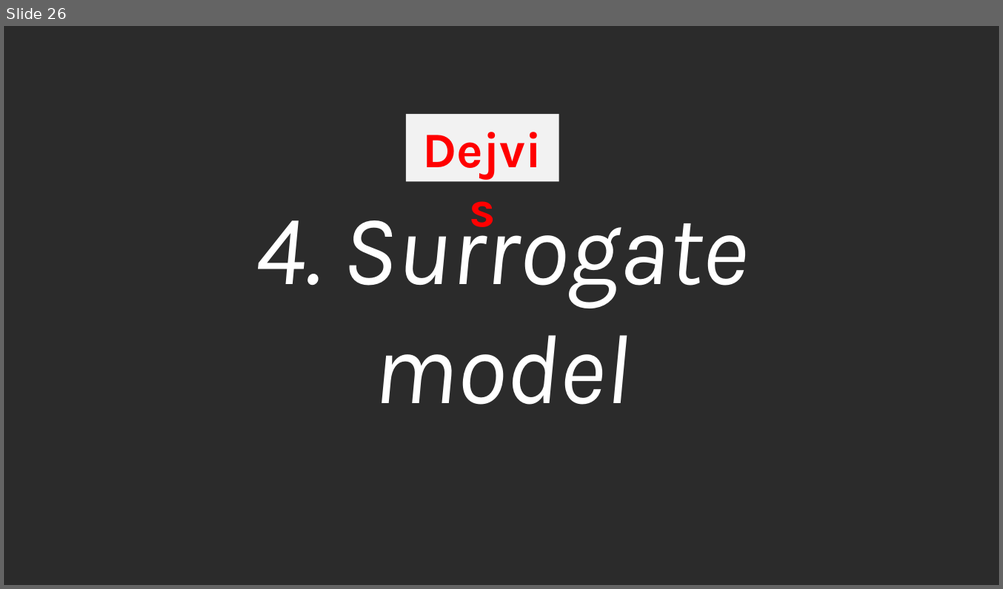
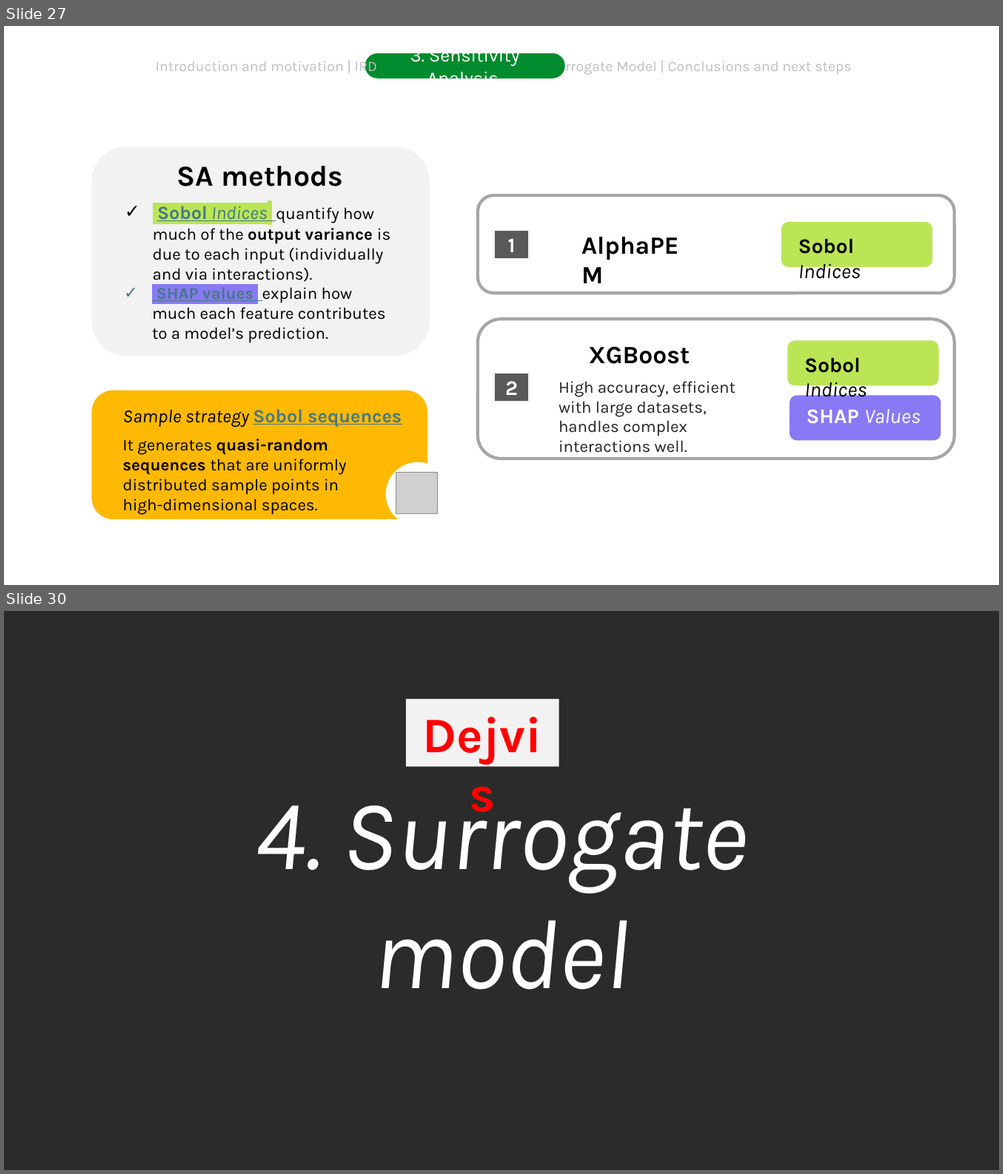
Before and after one commit to DejvisT/Sensitivity-Analysis-and-Surrogate-Modeling-of-PEM-Fuel-Cells, a slide deck: final_presentation_v1.pptx. Shown one above the other, each under a label of ours: slide 26 before the commit, slides 27 and 30 after it; the slides between them are not shown. The pictures are 1003x589 and 1003x1174 pixels, drawn with LibreOffice and Linux fonts; fonts in the diff are those of the drawing; grey boxes stand for pictures; background and template pictures are left out; a plain dark background stands for a picture behind light text. Boxes give left, top, right and bottom in pixels: in the first picture for what was removed or moved away, otherwise in the second. Text is boxed around its words. In the diff, an @@ line names an element or a change of style, - is before the commit and + after.

```diff
--- a/final_presentation_v1.pptx
+++ b/final_presentation_v1.pptx
@@ slide 27 added at (4, 26, 999, 585), background picture (left out) @@
@@ text added at (156, 58, 377, 76), 14 pt, text #BFBFBF @@
+Introduction and motivation | IRD
@@ rounded rectangle added at (365, 53, 565, 79), fill #008B2E, 18 pt, text #FFFFFF @@
+3. Sensitivity Analysis
@@ text added at (548, 58, 851, 76), 14 pt, text #BFBFBF @@
+Surrogate Model | Conclusions and next steps
@@ group added at (92, 147, 430, 357): 3 texts, 1 rounded rectangle @@
+✓ Sobol Indices quantify how much of the output variance is due to each input (individually and via interactions).
+✓ SHAP values explain how much each feature contributes to a model’s prediction.
+SA methods
@@ page number added at (7, 219, 43, 255), 16 pt, text #FFFFFF, bold @@
+27
@@ group added at (478, 195, 955, 293): 2 rounded rectangles, 2 texts, 1 rectangle @@
+1
+AlphaPEM
+Sobol Indices
@@ group added at (478, 319, 955, 459): 4 texts, 3 rounded rectangles, 1 rectangle @@
+High accuracy, efficient with large datasets, handles complex interactions well.
+XGBoost
+SHAP Values
+Sobol Indices
+2
@@ group added at (92, 391, 438, 520): 2 texts, 1 freeform shape, 1 picture @@
+It generates quasi-random sequences that are uniformly distributed sample points in high-dimensional spaces.
+Sample strategy Sobol sequences
@@ what was slide 26 is now slide 30 @@
```
Also in this commit, not shown: 12 slides changed, 6 other slides added, 2 slides removed.
